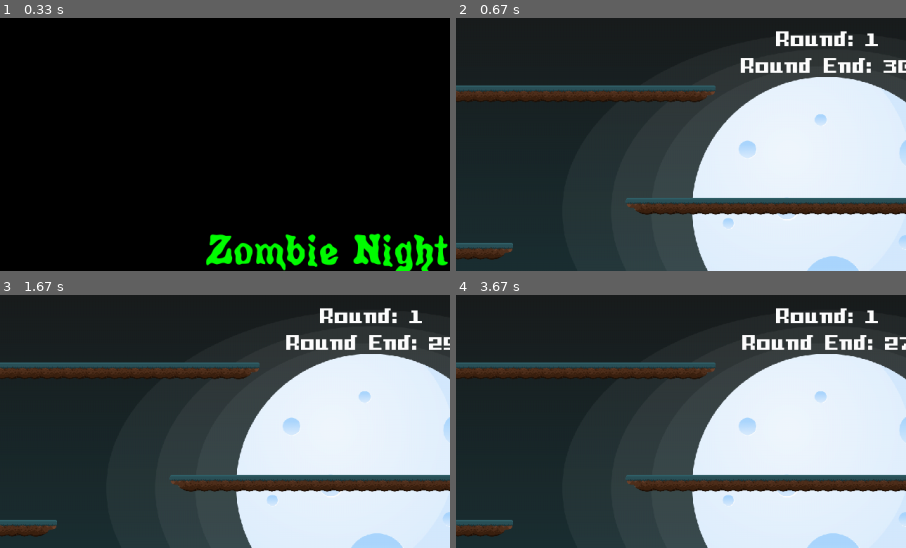
Above: before the commit, frames 1-4 (two rows, left to right).
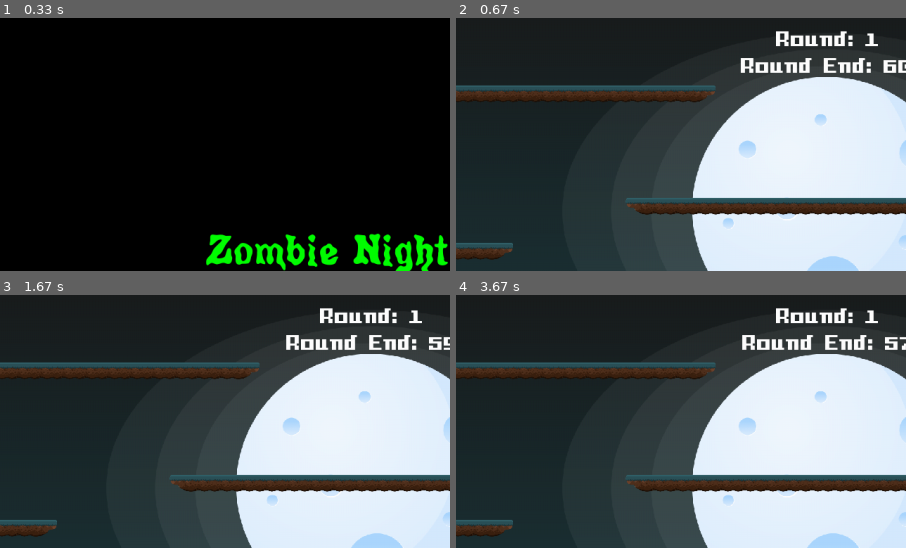
Above: after the commit, the same moments.

Repository: JesusCRIS90/PyGame_Ex
Game: pygame game, started from Zombie Game/ZombieGame.py
Same seed, same stepped clock (60 frames per second), same inputs: the game is played once before the commit and once after it.
Inputs:
- Up to frame 1 (0.33 s): no input
- Up to frame 2 (0.67 s): tap Enter at 0.33 s
- Up to frame 3 (1.67 s): hold Up 0.67-1.13 s; hold Right 1.17-1.63 s; tap Space at 1.23, 1.53 s
- Up to frame 4 (3.67 s): hold Left 1.67-2.2 s; tap Space at 1.73, 2.03, 2.3, 2.6, 2.73, 3.13, 3.43 s; hold Left 2.23-2.63 s; hold Up 2.67-3.03 s; hold Right from 3.07 s (still down)
The pictures show only the part of the screen within x 9-59%, y 0-50%; the shares and areas given below are measured in that part.

Frame 1 is identical in both runs. In frame 2, less than 0.1% of the frame differs, in the area x 94-98%, y 17-21%; in frame 3, less than 0.1%; in frame 4, less than 0.1%.

Commit message:
[MOD] Zombie Game v0.1.7

Diff:
--- a/Zombie Game/Enemy.py
+++ b/Zombie Game/Enemy.py
@@ -34,8 +34,8 @@
         self.walk_left_sprites      = []
         self.die_right_sprites      = []
         self.die_left_sprites       = []
-        # self.rise_right_sprites     = []
-        # self.rise_left_sprites      = []
+        self.rise_right_sprites     = []
+        self.rise_left_sprites      = []
 
         gender = random.randint(0,1)
         if gender == 0:
@@ -53,6 +53,10 @@
 
             self.die_right_sprites      = imag_reg.GetSprite( EnemySprite.FEMALE_ZOMBIE_DIE_RIGTH )
             self.die_left_sprites       = imag_reg.GetSprite( EnemySprite.FEMALE_ZOMBIE_DIE_LEFT )
+
+
+        # self.rise_right_sprites     = self.die_right_sprites.reverse()
+        # self.rise_left_sprites      = self.die_left_sprites.reverse()
 
 
         #Load an image and get rect
@@ -99,18 +103,18 @@
         """Update the zombie"""
         self.move()
         self.check_collisions()
-        # self.check_animations()
-
-        #Determine when the zombie should rise from the dead
-        if self.is_dead:
-            self.frame_count += 1
-            if self.frame_count % STF.FPS == 0:
-                self.round_time += 1
-                if self.round_time == self.RISE_TIME:
-                    self.animate_rise = True
-                    #When the zombie died, the image was kept as the last image
-                    #When it rises, we want to start at index 0 of our rise_sprite lists
-                    self.current_sprite = 0
+        self.check_animations()
+
+        # #Determine when the zombie should rise from the dead
+        # if self.is_dead:
+        #     self.frame_count += 1
+        #     if self.frame_count % STF.FPS == 0:
+        #         self.round_time += 1
+        #         if self.round_time == self.RISE_TIME:
+        #             self.animate_rise = True
+        #             #When the zombie died, the image was kept as the last image
+        #             #When it rises, we want to start at index 0 of our rise_sprite lists
+        #             self.current_sprite = 0
 
 
     def _teleport2position_( self, pos, offset ):
@@ -168,7 +172,7 @@
             self.position.y = collided_platforms[0].rect.top + 3
             self.velocity.y = 0
 
-        #   During 60 frames, desactivate portals collisions
+        #   During 30 frames, desactivate portals collisions
         if self.teleportActivate == False:
             self.check_collisions_with_portals()
         else:
@@ -201,9 +205,9 @@
         #Animate the zombie death
         if self.animate_death:
             if self.direction == 1:
-                self.animate(self.die_right_sprites, .095)
+                self.animate(self.die_right_sprites, 1 )
             else:
-                self.animate(self.die_left_sprites, .095)
+                self.animate(self.die_left_sprites, .1 )
 
         #Animate the zombie rise
         if self.animate_rise:
--- a/Zombie Game/Player.py
+++ b/Zombie Game/Player.py
@@ -68,6 +68,10 @@
         self.starting_x     = x
         self.starting_y     = y
 
+        # Invulnerability period after receive a hit
+        self.invulnerability = False
+        self.invulnerability_count = 0
+
 
     def update(self):
         """Update the player"""
@@ -77,6 +81,17 @@
 
         # #Update the players mask
         # self.mask = pygame.mask.from_surface(self.image)
+        pass
+
+    def increase_health( self, increase:int ):
+        self.health += increase
+        if self.health > self.STARTING_HEALTH:
+            self.health = self.STARTING_HEALTH
+
+    def hit_received( self ):
+        self.increase_health( -25 )
+        self.invulnerability = True
+        # self.hit_sound.play()
         pass
 
 
--- a/Zombie Game/SettingFile.py
+++ b/Zombie Game/SettingFile.py
@@ -43,9 +43,9 @@
 PLAYER_SPEED    = 6;  PLAYER_BULLET_SPEED     = 12
 
 # Rubies
-MAX_RUBIES_ALLOWED = 10; STANDAR_RUBY_TIME_CREATION = 5000 # Miliseconds
+MAX_RUBIES_ALLOWED = 5; STANDAR_RUBY_TIME_CREATION = 10000 # Miliseconds
 
 # Zombies
 MAX_ZOMBIES_ALLOWED = 10; STANDAR_ZOMBI_TIME_CREATION = 5000 # Miliseconds
 
-INITIAL_ROUND_TIME = 30
+INITIAL_ROUND_TIME = 60
--- a/Zombie Game/ZombieGame.py
+++ b/Zombie Game/ZombieGame.py
@@ -57,6 +57,8 @@
         IGP.GAME_SPRITES_GROUPS["Rubies_Group"]         = self.rubi_groups
         IGP.GAME_SPRITES_GROUPS["PlayerBullet_Group"]   = self.bullet_group
 
+        self.round_time_duration_count = STF.INITIAL_ROUND_TIME
+
 
     def _StartGame_( self ):
         # Create Level
@@ -78,7 +80,6 @@
         self.player = player
         IGP.GAME_SPRITES_GROUPS["Player_Group"].add( player )
 
-        self.round_time_duration_count = STF.INITIAL_ROUND_TIME
 
         pygame.time.set_timer( RUBY_TIMEOUT, STF.STANDAR_RUBY_TIME_CREATION )
         pygame.time.set_timer( ZOMBI_TIMEOUT, STF.STANDAR_ZOMBI_TIME_CREATION )
@@ -113,41 +114,42 @@
         self.round_time_duration_count = STF.INITIAL_ROUND_TIME
 
         #Reset the player
-        self.player.health = self.player.STARTING_HEALTH
-        self.player.reset()
+        # self.player.health = self.player.STARTING_HEALTH
+        # self.player.reset()
 
         #Empty sprite groups
+        self.player_gruop.empty()
         self.enemies_group.empty()
         self.rubi_groups.empty()
         self.bullet_group.empty()
+        self.portals_group.empty()
+        self.platforms_group.empty()
 
         # pygame.mixer.music.play(-1, 0.0)
-        pass
+
+
 
     def start_new_round( self ):
 
         IGP.GAME_PARAMETERS["Round"] += 1
-        self.round_time_duration_count += 15
-
-        self.zombie_group.empty()
-        self.ruby_group.empty()
+        self.round_time_duration_count = STF.INITIAL_ROUND_TIME + ( IGP.GAME_PARAMETERS["Round"] - 1 ) * 10
+
+        self.enemies_group.empty()
+        self.rubi_groups.empty()
         self.bullet_group.empty()
 
         self.player.reset()
-        pass
+
 
     def check_GameOver( self ):
         if self.player.health <= 0:
             # pygame.mixer.music.stop()
-            # self.pause_game("Game Over! Final Score: " + str(self.score), "Press 'Enter' to play again...")
-            self.reset_game()
-        pass
+            IGP.GAME_PARAMETERS["GameState"] = IGP.GAME_STATES.GAME_OVER_SCREEN
+
 
     def check_RoundCompleted( self ):
         if self.round_time_duration_count <= 0:
-            print("Round_Complete")
-        pass
-
+            IGP.GAME_PARAMETERS["GameState"] = IGP.GAME_STATES.NEXT_ROUND_SCREEN
 
 
 
@@ -228,8 +230,86 @@
         self.rubi_groups.update()
         self.rubi_groups.draw( self.display_surface )
 
+        # CheckCollision
+        self._CheckCollisions_()
+
+
+        self.check_GameOver()
+
         # Update Game HUD
         self.game_hud.draw_HUB_GameScreen( self.player.health, self.round_time_duration_count )
+
+
+
+    def _CheckCollision_Player_Ruby_( self ):
+
+        #See if a player collided with a ruby
+        if pygame.sprite.spritecollide(self.player, self.rubi_groups, True):
+            # self.ruby_pickup_sound.play()
+            IGP.GAME_PARAMETERS["Score"] += 100
+            IGP.GAME_PARAMETERS["Rubies_Count"] -= 1
+            self.player.increase_health( 10 )
+
+
+    def _CheckCollision_Enemy_Ruby_( self ):
+        #See if a living zombie collided with a ruby
+        for zombie in self.enemies_group:
+            if zombie.is_dead == True:
+                if pygame.sprite.spritecollide(zombie, self.rubi_groups, True):
+                    # self.lost_ruby_sound.play()
+                    # zombie = Zombie(self.platform_group, self.portal_group, self.round_number, 5 + self.round_number)
+                    # self.zombie_group.add(zombie)
+                    IGP.GAME_PARAMETERS["Rubies_Count"] -= 1
+                    print( "In Development - Revive Zombi" )
+        pass
+
+    def _CheckCollision_Bullet_Zombie_( self ):
+        #See if any bullet in the bullet group hit a zombie in the zombie group
+        collision_dict = pygame.sprite.groupcollide(self.bullet_group, self.enemies_group, True, False)
+        if collision_dict:
+            for zombies in collision_dict.values():
+                for zombie in zombies:
+                    # zombie.hit_sound.play()
+                    zombie.is_dead = True
+                    zombie.animate_death = True
+        pass
+
+    def _CheckCollision_Player_Zombie_( self ):
+        #See if a player stomped a dead zombie to finish it or collided with a live zombie to take damage
+        if self.player.invulnerability == False:
+            collision_list = pygame.sprite.spritecollide(self.player, self.enemies_group, False)
+            if collision_list:
+                for zombie in collision_list:
+
+                    #The zombie is dead; stomp it
+                    if zombie.is_dead == True:
+                        # zombie.kick_sound.play()
+                        zombie.kill(); IGP.GAME_PARAMETERS["Zombies_Count"] -= 1
+                        IGP.GAME_PARAMETERS["Score"] += 25
+
+                        self.addRuby()
+
+                    #The zombie isn't dead, so take damage
+                    else:
+                        self.player.hit_received()
+
+        else:
+        # About 30 Frames the player will not received any damage
+            self.player.invulnerability_count += 1
+            if( self.player.invulnerability_count > 30 ):
+                self.player.invulnerability_count = 0
+                self.player.invulnerability = False
+
+        pass
+
+    def _CheckCollisions_( self ):
+
+        self._CheckCollision_Bullet_Zombie_()
+        self._CheckCollision_Player_Zombie_()
+        self._CheckCollision_Player_Ruby_()
+        self._CheckCollision_Enemy_Ruby_()
+
+
 
 
     def _CheckingEvents_( self ):
@@ -253,11 +333,11 @@
                     if gamestate == IGP.GAME_STATES.INIT_SCREEN:
                         IGP.GAME_PARAMETERS["GameState"] = IGP.GAME_STATES.MOVE_2_START
 
-                #     if gamestate == IGP.GAME_STATES.GAME_OVER_SCREEN:
-                #         IGP.GAME_PARAMETERS["GameState"] = IGP.GAME_STATES.INIT
-
-                #     if gamestate == IGP.GAME_STATES.NEXT_ROUND_SCREEN:
-                #         IGP.GAME_PARAMETERS["GameState"] = IGP.GAME_STATES.NEXT_ROUND
+                    if gamestate == IGP.GAME_STATES.GAME_OVER_SCREEN:
+                        IGP.GAME_PARAMETERS["GameState"] = IGP.GAME_STATES.GAME_OVER
+
+                    if gamestate == IGP.GAME_STATES.NEXT_ROUND_SCREEN:
+                        IGP.GAME_PARAMETERS["GameState"] = IGP.GAME_STATES.NEXT_ROUND
 
             if event.type == RUBY_TIMEOUT:
                 self.addRuby()
